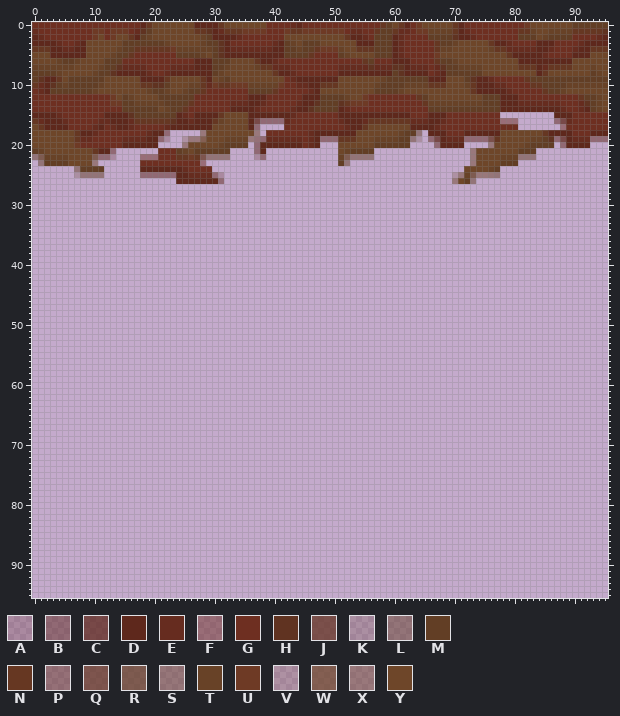
Sprite sheet, stored at lapin_2/lapin_2/Resources/Object/defoliation-Sheet(visual).png. Above: the version before the commit.
The file is 96x96 pixels. Colours within 5 levels of each other are drawn and written as one.
Palette (. is transparent): A #5e281c40  B #5e281c80  C #5e281cbf  D #5e281c  E #662c1f  F #6e2f217f  G #6e2f21  H #603321  J #633220bf  K #623e2540  L #623e2580  M #623e25  N #663722  P #66372380  Q #663924bf  R #664126bf  S #68422780  T #684227  U #6e3a25  V #6e462940  W #6e4629bf  X #6e46297f  Y #6e4629
Once edited:
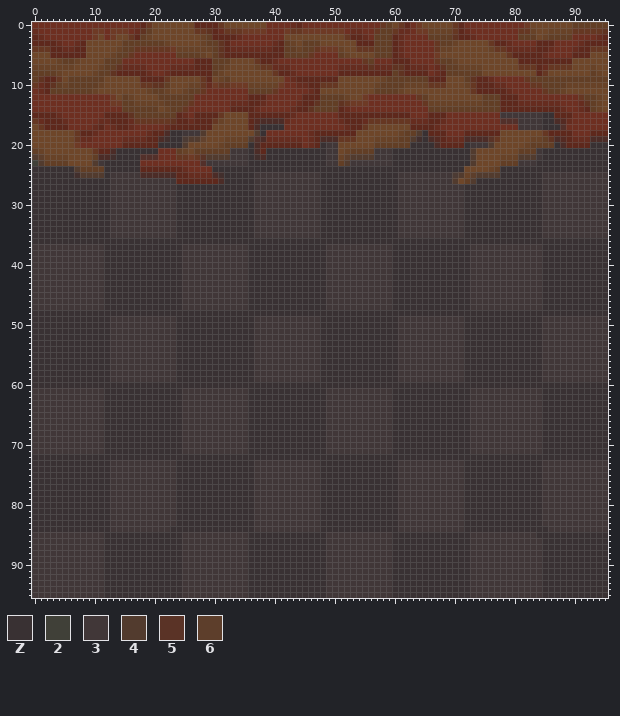
Colours new in this view: Z #393133  2 #404038  3 #413738  4 #523b2e  5 #5a3326  6 #5d3e2b
Changes in this commit:
colour A: #5e281c40 -> #422f2d
colour B: #5e281c80 -> #4c2c27
colour C: #5e281cbf -> #552a22
colour F: #6e2f217f -> #53302a
colour V: #6e462940 -> #4c3b34
colour W: #6e4629bf -> #63422d
y 15: x 78..86 ......... -> 3333333ZZ
y 16: x 81..86 ...... -> 3333ZZ
y 17: x 38..41 .... -> ZZZZ; x 81..87 ....... -> 3333ZZZ
y 18: x 23..28 .....X -> ZZ3334; x 37..38 X. -> 4Z; x 64..65 L. -> 4Z
y 19: x 23..24 .. -> ZZ; x 26..27 XX -> 44; x 36..37 XP -> 4F; x 63..65 LK. -> 4AZ; x 76 J -> 5
y 20: x 21..25 ....X -> ZZZZ4; x 36 . -> Z; x 48..50 ... -> Z33; x 63..66 .... -> ZZZZ; x 72..76 ....X -> Z3334; x 87 . -> Z; x 93..95 ... -> ZZZ
y 21: x 14..20 ....... -> ZZZZZZZ; x 33..36 .... -> 333Z; x 39..50 ............ -> ZZZZZZZZZZ33; x 57..73 ................X -> 333ZZZZZZZZZZZZZ4; x 84..95 ............ -> 3ZZZZZZZZZZZ
y 22: x 0..1 LR -> 46; x 10 R -> M; x 14..17 .... -> ZZZZ; x 28..36 QLLLL.... -> 54444333Z; x 39..50 ............ -> ZZZZZZZZZZ33; x 52..73 RLLLL................X -> 64444333ZZZZZZZZZZZZZ4; x 81..95 LLL............ -> 4443ZZZZZZZZZZZ
y 23: x 0..1 .L -> 24; x 10..17 X....... -> 43ZZZZZZ; x 29..50 ...................... -> 3333333ZZZZZZZZZZZZZ33; x 52..73 L....................X -> 43333333ZZZZZZZZZZZZZ4; x 81..95 ............... -> 333ZZZZZZZZZZZZ
y 24: x 0..7 .......L -> ZZZZZZZ4; x 12..17 ...... -> ZZZZZZ; x 30..71 .......................................... -> ZZZZZZZZZZZZZZZZZZZZZZZZZZZZZZZZZZZZZZZZZZ; x 78..95 .................. -> ZZZZZZZZZZZZZZZZZZ
y 25: x 0..17 .......KLLLL...... -> ZZZZZZZA4444Z33333; x 32..69 ...................................... -> ZZZZZ33333333333ZZZZZZZZZZZZZ333333333; x 71 X -> 4; x 73..95 RXXSL.................. -> 64444ZZZZZZZ33333333333
y 26: x 0..23 ........................ -> ZZZZZZZZZZZZZ33333333333; x 32..70 ......................................X -> ZZZZZ33333333333ZZZZZZZZZZZZZ3333333334; x 73..95 L...................... -> 4ZZZZZZZZZZZ33333333333
y 27..35: x 0..95 ................................................................................................ -> ZZZZZZZZZZZZZ33333333333ZZZZZZZZZZZZZ33333333333ZZZZZZZZZZZZZ33333333333ZZZZZZZZZZZZZ33333333333
y 36: x 0..95 ................................................................................................ -> ZZZZZZZZZZZZZZZZZZZZZZZZZZZZZZZZZZZZZZZZZZZZZZZZZZZZZZZZZZZZZZZZZZZZZZZZZZZZZZZZZZZZZZZZZZZZZZZZ
y 37..47: x 0..95 ................................................................................................ -> 333333333333ZZZZZZZZZZZZZ33333333333ZZZZZZZZZZZZZ33333333333ZZZZZZZZZZZZZ333333333333ZZZZZZZZZZZ
y 48: x 0..95 ................................................................................................ -> ZZZZZZZZZZZZZZZZZZZZZZZZZZZZZZZZZZZZZZZZZZZZZZZZZZZZZZZZZZZZZZZZZZZZZZZZZZZZZZZZZZZZZZZZZZZZZZZZ
y 49..59: x 0..95 ................................................................................................ -> ZZZZZZZZZZZZZ33333333333ZZZZZZZZZZZZZ33333333333ZZZZZZZZZZZZZ33333333333ZZZZZZZZZZZZZ33333333333
y 60: x 0..95 ................................................................................................ -> ZZZZZZZZZZZZZZZZZZZZZZZZZZZZZZZZZZZZZZZZZZZZZZZZZZZZZZZZZZZZZZZZZZZZZZZZZZZZZZZZZZZZZZZZZZZZZZZZ
y 61..71: x 0..95 ................................................................................................ -> 333333333333ZZZZZZZZZZZZZ33333333333ZZZZZZZZZZZZZ33333333333ZZZZZZZZZZZZZ333333333333ZZZZZZZZZZZ
y 72: x 0..95 ................................................................................................ -> ZZZZZZZZZZZZZZZZZZZZZZZZZZZZZZZZZZZZZZZZZZZZZZZZZZZZZZZZZZZZZZZZZZZZZZZZZZZZZZZZZZZZZZZZZZZZZZZZ
y 73..83: x 0..95 ................................................................................................ -> ZZZZZZZZZZZZZ33333333333ZZZZZZZZZZZZZ33333333333ZZZZZZZZZZZZZ33333333333ZZZZZZZZZZZZZ33333333333
y 84: x 0..95 ................................................................................................ -> ZZZZZZZZZZZZZ3333333333ZZZZZZZZZZZZZZ33333333333ZZZZZZZZZZZZZ33333333333ZZZZZZZZZZZZZZ3333333333
y 85: x 0..95 ................................................................................................ -> 333333333333ZZZZZZZZZZZZZ33333333333ZZZZZZZZZZZZZ33333333333ZZZZZZZZZZZZZ33333333333ZZZZZZZZZZZZ
y 86..95: x 0..95 ................................................................................................ -> 333333333333ZZZZZZZZZZZZZ33333333333ZZZZZZZZZZZZZ33333333333ZZZZZZZZZZZZZ333333333333ZZZZZZZZZZZ
Where, in picture pixels (left, top, right, bottom), the same in both pictures:
changed: (32, 112, 608, 598)
